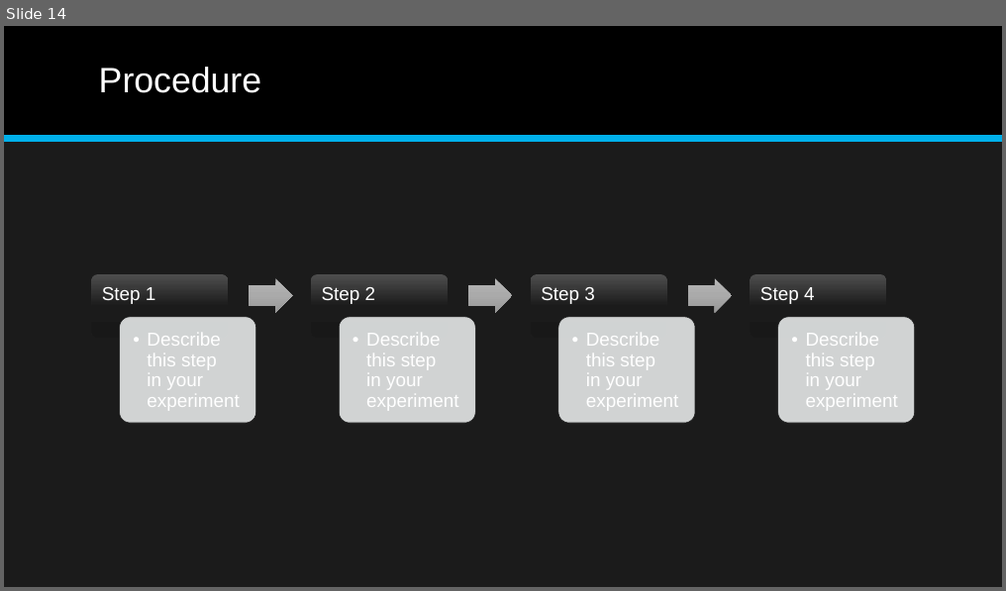
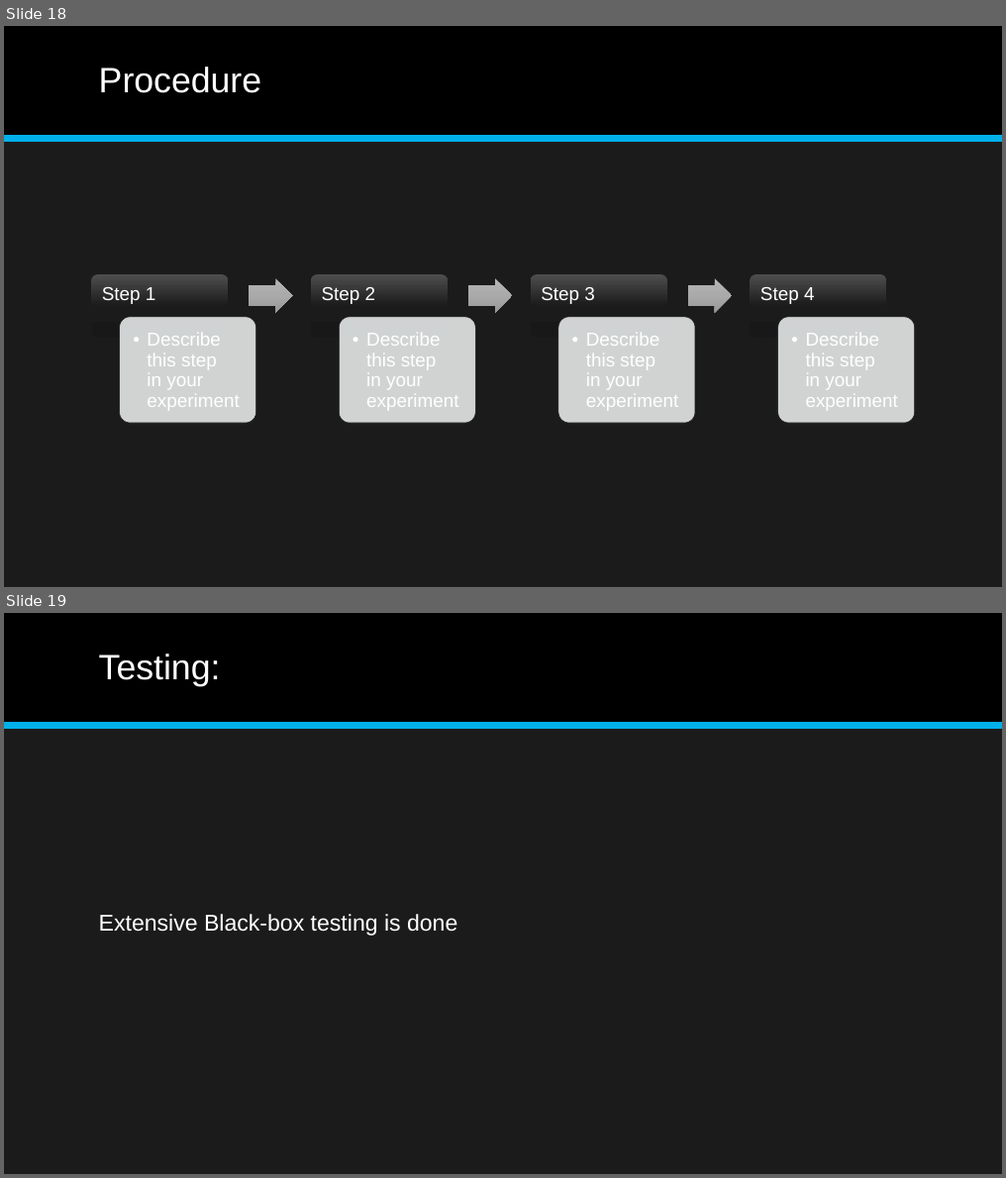
Before and after one commit to coolboyshubham/TheChessProject, a slide deck: The Chess Project.pptx. Shown one above the other, each under a label of ours: slide 14 before the commit, slides 18 and 19 after it. The pictures are 1006x591 and 1006x1178 pixels, drawn with LibreOffice and Linux fonts; fonts in the diff are those of the drawing. Boxes give left, top, right and bottom in pixels: in the first picture for what was removed or moved away, otherwise in the second. Text is boxed around its words. In the diff, an @@ line names an element or a change of style, - is before the commit and + after.

```diff
--- a/The Chess Project.pptx
+++ b/The Chess Project.pptx
@@ slide 19 added at (4,613,1002,1174), background #1B1B1B; not listed: 2 template elements that a slide beside it also shows @@
@@ title added at (99,654,221,686), 34 pt, text #FFFFFF @@
+Testing:
@@ text added at (99,914,457,936), 22 pt, text #FFFFFF @@
+Extensive Black-box testing is done
@@ what was slide 14 is now slide 18 @@
```
Also in this commit, not shown: 5 slides changed, 7 other slides added, 4 slides removed, 10 other files.
